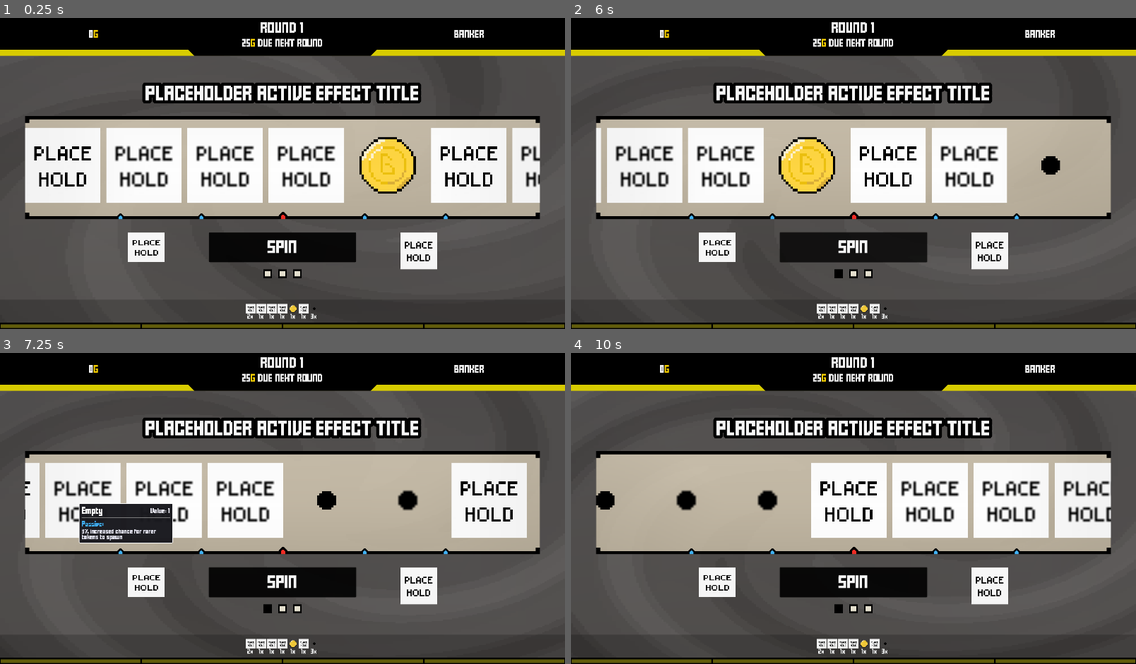
Above: before the commit, frames 1-4 (two rows, left to right).
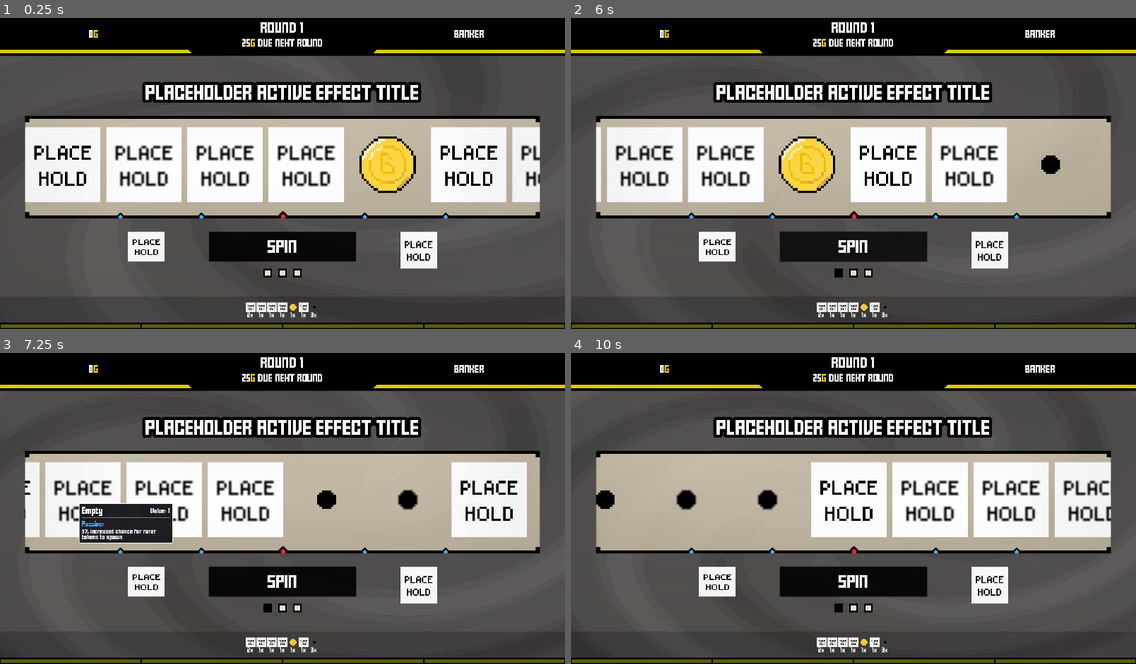
Above: after the commit, the same moments.

Repository: ZhelinWang/one-last-spin
Game: Godot game, scene res://main_ui.tscn
Same seed, same stepped clock (60 frames per second), same inputs: the game is played once before the commit and once after it.
Inputs (mouse positions are in pixels of both pictures, inside the frame that each line leads up to):
- Up to frame 1 (0.25 s): no input
- Up to frame 2 (6 s): click (633, 164) at 0.5 s; click (712, 164) at 1.27 s; click (797, 164) at 2.02 s; click (876, 164) at 2.77 s; click (960, 164) at 3.52 s; click (1039, 164) at 4.27 s; click (1119, 164) at 5.02 s; click "Spin" at 5.75 s
- Up to frame 3 (7.25 s): click (73, 499) at 6.52 s
- Up to frame 4 (10 s): click (571, 499) at 7.27 s; click (633, 499) at 8.02 s; click (723, 499) at 8.77 s; click (582, 499) at 9.52 s

The runs differ from the first frame. In frame 1, 4.4% of the frame differs, in the area x 0-100%, y 11-97%; in frame 2, 4.2%; in frame 3, 3.9%; in frame 4, 4.0%.

Commit message:
xp bar styling

Diff:
--- a/main_ui.tscn
+++ b/main_ui.tscn
@@ -65,7 +65,7 @@
 shader_parameter/scale = 4.0
 shader_parameter/center_softness = 2.5
 shader_parameter/color_a = Color(0.856353, 0.711391, 0.434909, 0.0784314)
-shader_parameter/color_b = Color(0.405123, 0.318839, 0.151613, 0.0980392)
+shader_parameter/color_b = Color(0.40392157, 0.31764707, 0.15294118, 0.09803922)
 shader_parameter/pixel_size = 0.008
 
 [sub_resource type="ShaderMaterial" id="ShaderMaterial_ilgax"]
@@ -78,6 +78,8 @@
 
 [sub_resource type="StyleBoxFlat" id="StyleBoxFlat_mgxdc"]
 bg_color = Color(0.888826, 0.8396304, 0, 1)
+border_width_bottom = 8
+border_color = Color(0, 0, 0, 1)
 
 [sub_resource type="StyleBoxFlat" id="StyleBoxFlat_vxg6n"]
 bg_color = Color(0, 0, 0, 1)
@@ -257,7 +259,7 @@
 theme_override_constants/margin_left = 0
 theme_override_constants/margin_top = 0
 theme_override_constants/margin_right = 0
-theme_override_constants/margin_bottom = 12
+theme_override_constants/margin_bottom = 10
 
 [node name="goldStatusBar" type="Panel" parent="mainContainer/topUIMarginContainer"]
 custom_minimum_size = Vector2(0, 150)
@@ -671,7 +673,7 @@
 
 [node name="Panel" type="Panel" parent="mainContainer/bottomUIMarginContainer/VBoxContainer"]
 material = SubResource("ShaderMaterial_v3yyu")
-custom_minimum_size = Vector2(1920, 80)
+custom_minimum_size = Vector2(1920, 90)
 layout_mode = 2
 size_flags_vertical = 3
 theme_override_styles/panel = SubResource("StyleBoxFlat_i3676")
